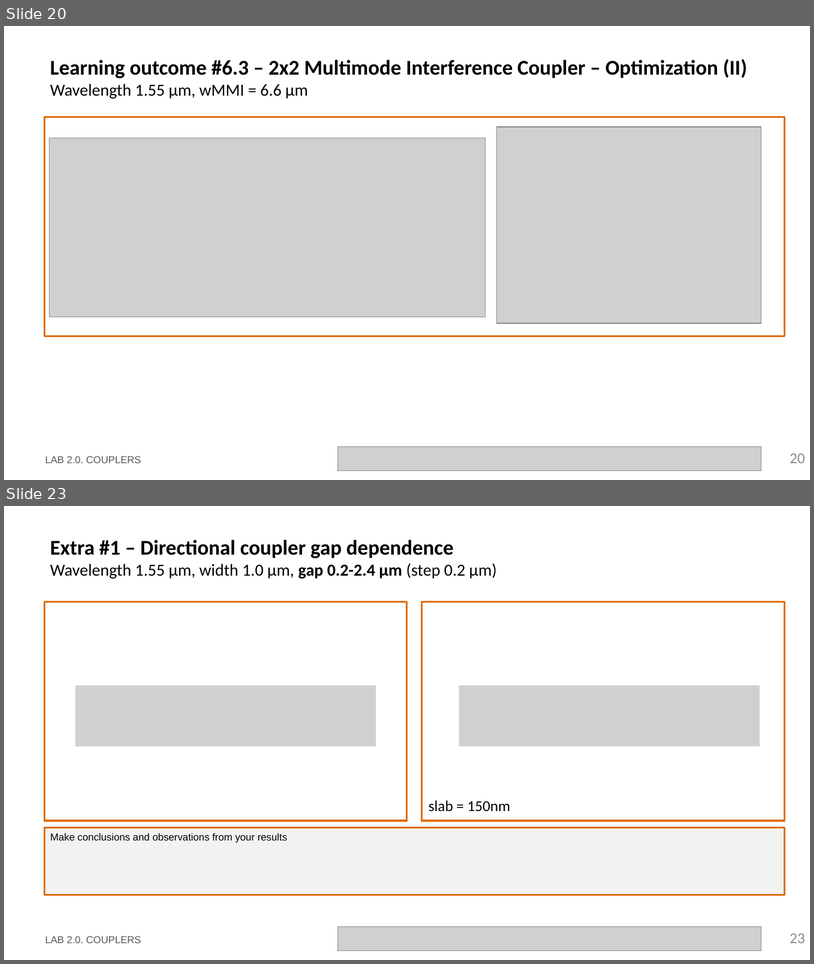
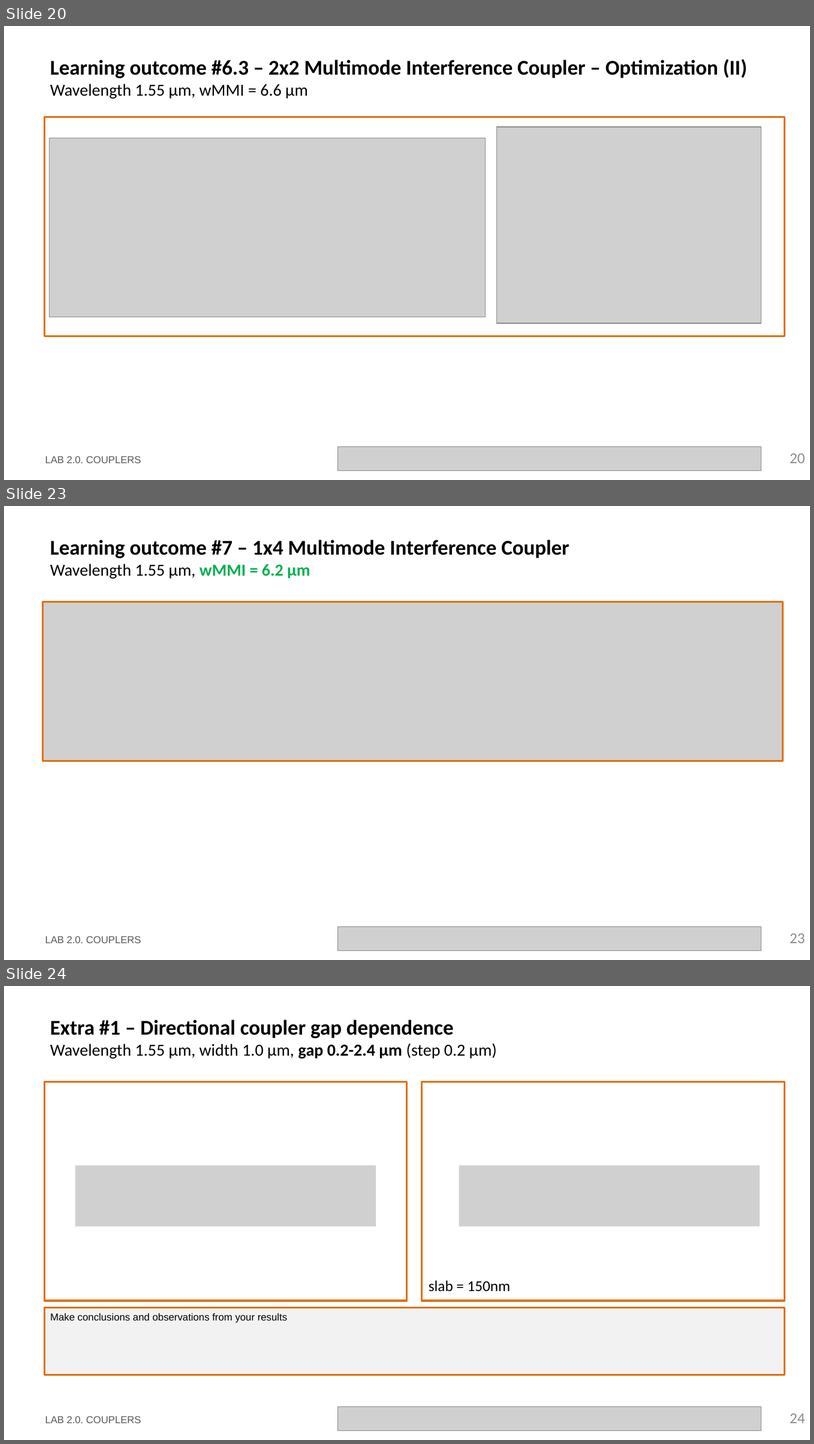
Before and after one commit to ltorjua/cifoin-lab2, a slide deck: LabBook_20.pptx. Shown one above the other, each under a label of ours: slides 20 and 23 before the commit, slides 20, 23 and 24 after it; the slides between them are not shown. The pictures are 814x964 and 814x1444 pixels, drawn with LibreOffice and Linux fonts; fonts in the diff are those of the drawing; grey boxes stand for pictures; background and template pictures are left out. Boxes give left, top, right and bottom in pixels: in the first picture for what was removed or moved away, otherwise in the second. Text is boxed around its words. In the diff, an @@ line names an element or a change of style, - is before the commit and + after.

```diff
--- a/LabBook_20.pptx
+++ b/LabBook_20.pptx
@@ slide 23 added at box(4, 506, 810, 960), background #FFFFFF @@
@@ title added at box(50, 540, 569, 579), 25 pt, text #000000, bold @@
+Learning outcome #7 – 1x4 Multimode Interference Coupler
+Wavelength 1.55 µm, wMMI = 6.2 µm
@@ picture added at box(43, 601, 784, 760) @@
@@ text added at box(45, 936, 141, 943), 12 pt, text #585858 @@
+LAB 2.0. COUPLERS
@@ picture added at box(338, 927, 762, 951) @@
@@ page number added at box(790, 933, 806, 943), 18 pt, text #8C8C8C @@
+23
@@ what was slide 23 is now slide 24 @@
@@ page number at box(790, 1413, 806, 1423): text changed @@
-23
+24
```
Also in this commit, not shown: 3 slides changed, 1 other file.
